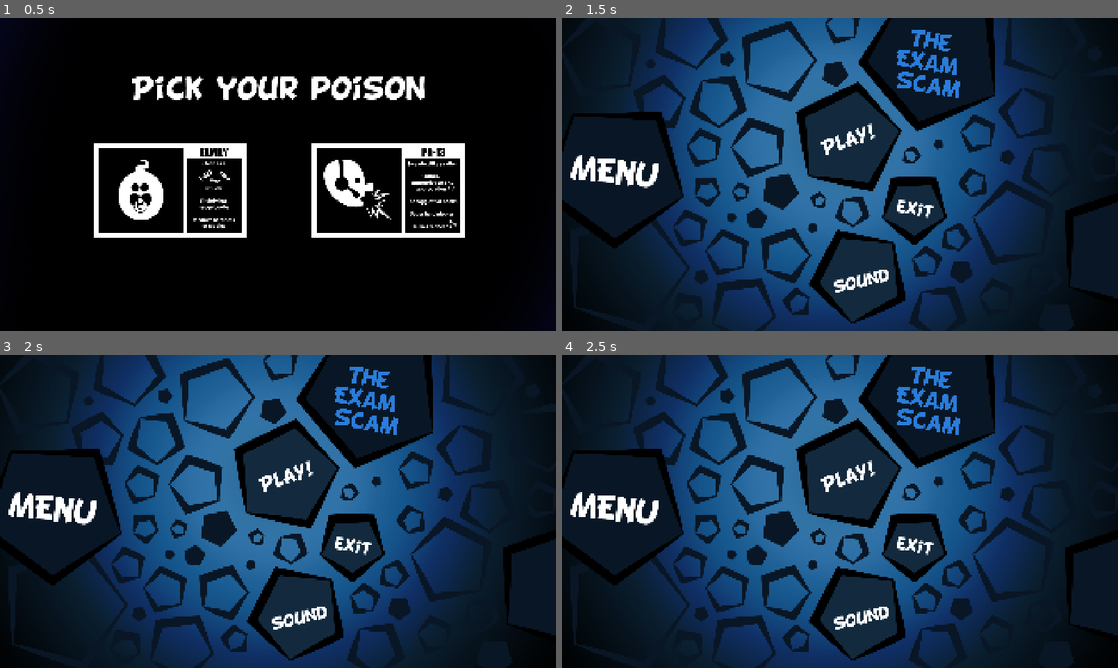
Above: before the commit, frames 1-4 (two rows, left to right).
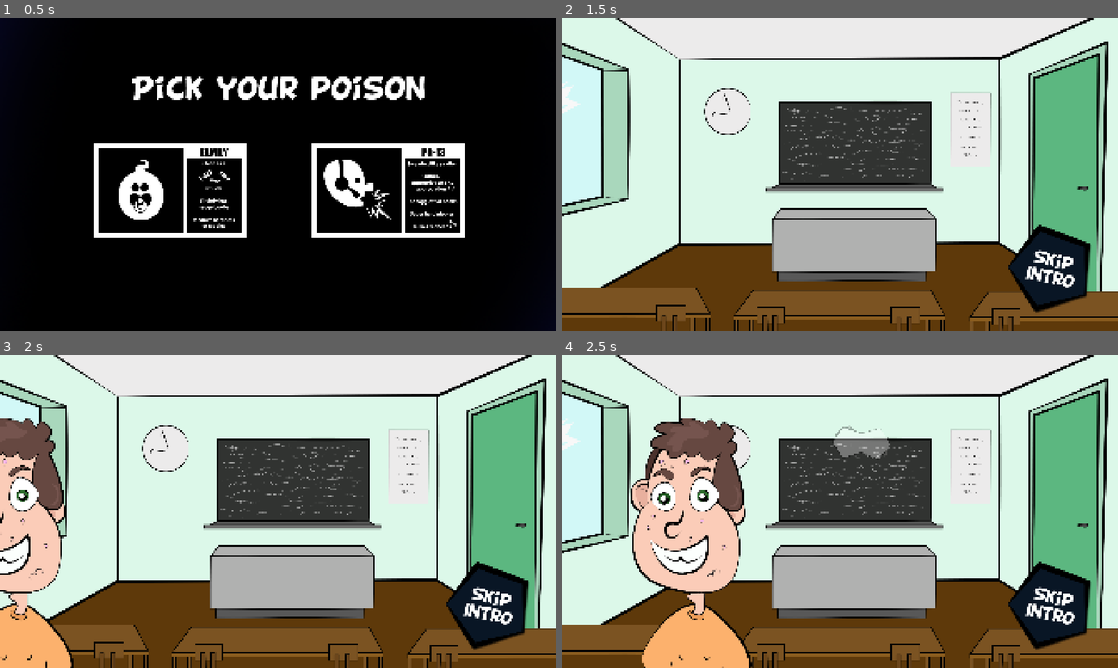
Above: after the commit, the same moments.

Repository: Trickylady/The-Exam-Scam
Game: Godot game, scene res://scenes/pickpgnonpg.tscn
The game is run twice, just before and just after one commit, with the same random seed, the same clock (stepped at 60 frames per second) and the same inputs.
Inputs (mouse positions are in pixels of both pictures, inside the frame that each line leads up to):
- Up to frame 1 (0.5 s): no input
- Up to frame 2 (1.5 s): click (734, 190) at 0.5 s; click (851, 136) at 1.25 s
- Up to frame 3 (2 s): no input
- Up to frame 4 (2.5 s): tap Enter at 2 s; move the mouse to (962, 495) at 2.02 s; hold W (boost_speed) from 2.03 s (still down); click (962, 495) at 2.17 s

Frame 1 is identical in both runs. In frame 2, 97% of the frame differs, in the area x 0-100%, y 0-100%; in frame 3, 97%; in frame 4, 97%.

Commit message:
hooks for other scenes and sound settings

Diff:
--- a/instances/hud.gd
+++ b/instances/hud.gd
@@ -12,6 +12,7 @@
 
 func _ready() -> void:
 	%pnl_debug.hide()
+	%progress.visible = Mng.is_debug_build
 
 
 func setup() -> void:
--- /dev/null
+++ b/instances/score_recap.gd
@@ -0,0 +1,9 @@
+extends VBoxContainer
+
+
+func _ready() -> void:
+	_populate()
+
+
+func _populate() -> void:
+	$lb_score.text = "[wave]%s[/wave]" % Mng.score
--- /dev/null
+++ b/instances/score_recap.tscn
@@ -0,0 +1,26 @@
+[gd_scene load_steps=4 format=3 uid="uid://rhpdhi2a4cm0"]
+
+[ext_resource type="Theme" uid="uid://benif35do1jnk" path="res://theme/main.theme" id="1_4qb0p"]
+[ext_resource type="Script" uid="uid://ddcuog6o0eg2s" path="res://instances/score_recap.gd" id="2_2s2aw"]
+
+[sub_resource type="LabelSettings" id="LabelSettings_o7hyq"]
+font_size = 80
+
+[node name="score_recap" type="VBoxContainer"]
+offset_right = 506.0
+offset_bottom = 158.0
+theme = ExtResource("1_4qb0p")
+script = ExtResource("2_2s2aw")
+
+[node name="lb" type="Label" parent="."]
+layout_mode = 2
+text = "Score"
+label_settings = SubResource("LabelSettings_o7hyq")
+horizontal_alignment = 1
+
+[node name="lb_score" type="RichTextLabel" parent="."]
+layout_mode = 2
+size_flags_horizontal = 3
+bbcode_enabled = true
+text = "[wave]210901[/wave]"
+fit_content = true
--- a/instances/singleton/Aud.tscn
+++ b/instances/singleton/Aud.tscn
@@ -1,6 +1,8 @@
-[gd_scene load_steps=2 format=3 uid="uid://bbtiqih3ycb26"]
+[gd_scene load_steps=4 format=3 uid="uid://bbtiqih3ycb26"]
 
 [ext_resource type="Script" uid="uid://ccitvwsr7376d" path="res://instances/singleton/aud.gd" id="1_qegt6"]
+[ext_resource type="AudioStream" uid="uid://pquq25jexc3r" path="res://sounds/mus_soundtrack.ogg" id="2_artq0"]
+[ext_resource type="AudioStream" uid="uid://dtq1cad0mqfca" path="res://sounds/mus_static_noise.ogg" id="3_vtybb"]
 
 [node name="Aud" type="Node"]
 script = ExtResource("1_qegt6")
@@ -16,4 +18,11 @@
 bus = &"sfx"
 
 [node name="mus" type="AudioStreamPlayer" parent="."]
+stream = ExtResource("2_artq0")
+volume_db = -12.0
 bus = &"music"
+
+[node name="mus_noise" type="AudioStreamPlayer" parent="."]
+stream = ExtResource("3_vtybb")
+volume_db = -12.0
+bus = &"music"
--- a/instances/singleton/Mng.gd
+++ b/instances/singleton/Mng.gd
@@ -79,9 +79,9 @@
 
 func go_to_intro() -> void:
 	if is_family_friendly:
-		get_tree().change_scene_to_file("res://introaredo.tscn")
+		get_tree().change_scene_to_file("res://scenes/introaredo.tscn")
 	else:
-		get_tree().change_scene_to_file("res://introaredo.tscn")
+		get_tree().change_scene_to_file("res://scenes/introaredo.tscn")
 
 
 func go_to_main_menu() -> void:
@@ -98,27 +98,37 @@
 	get_tree().change_scene_to_packed(LEVEL_PCK)
 	await get_tree().node_added
 	await get_tree().current_scene.ready
+	Input.mouse_mode = Input.MOUSE_MODE_HIDDEN
 	level = get_tree().current_scene
 	level.n = level_n
 	level.level_won.connect(_on_level_won)
-	level.level_lost.connect(_on_level_lost)
+	level.level_lost.connect(go_to_youlose)
 	level.start()
+
+
+func go_to_level_score() -> void:
+	Input.mouse_mode = Input.MOUSE_MODE_VISIBLE
+	get_tree().change_scene_to_file("res://scenes/level_score.tscn")
+
+
+func next_level() -> void:
+	go_to_level(current_level_n + 1)
+
+
+func go_to_youlose() -> void:
+	Input.mouse_mode = Input.MOUSE_MODE_VISIBLE
+	get_tree().change_scene_to_file("res://scenes/youlose.tscn")
+func go_to_youwin() -> void:
+	Input.mouse_mode = Input.MOUSE_MODE_VISIBLE
+	get_tree().change_scene_to_file("res://scenes/youwin.tscn")
+
+
+func quit() -> void:
+	get_tree().quit()
 
 
 func _on_level_won() -> void:
 	if current_level_n == max_levels:
-		_on_game_won()
+		go_to_youwin()
 		return
-		#TODO: go to win page
-	go_to_level(current_level_n + 1)
-	Aud.play_win_level()
-func _on_game_won() -> void:
-	Aud.play_win_game()
-	go_to_main_menu()
-func _on_level_lost() -> void:
-	Aud.play_lose()
-	go_to_main_menu() # TODO
-
-
-func quit() -> void:
-	get_tree().quit()
+	go_to_level_score()
--- a/instances/singleton/aud.gd
+++ b/instances/singleton/aud.gd
@@ -6,6 +6,7 @@
 func play_music() -> void:
 	if not $mus.playing:
 		$mus.play()
+		$mus_noise.play()
 
 
 func play_tutorial() -> void:
--- a/instances/volume_slider.gd
+++ b/instances/volume_slider.gd
@@ -9,7 +9,7 @@
 
 func _set_value(_value: float) -> void:
 	value = clamp(_value, 0, 1)
-	$bar.size.x = size.x * value
+	$bar.set_deferred("size", Vector2(size.x * value, size.y))
 	value_changed.emit(value)
 
 
--- /dev/null
+++ b/scenes/level_score.gd
@@ -0,0 +1,18 @@
+extends Control
+
+
+func _ready() -> void:
+	Aud.play_lose()
+	_populate()
+
+
+func _populate() -> void:
+	%lb_score.text =  "[wave]%s[/wave]" % Mng.score
+
+
+func _on_btn_go_to_menu_pressed() -> void:
+	Mng.go_to_main_menu()
+
+
+func _on_nextbutton_pressed() -> void:
+	Mng.next_level()
--- /dev/null
+++ b/scenes/level_score.tscn
@@ -0,0 +1,90 @@
+[gd_scene load_steps=7 format=3 uid="uid://bt7relrtv2qwy"]
+
+[ext_resource type="Script" uid="uid://bivth3318hxwi" path="res://scenes/level_score.gd" id="1_erj3y"]
+[ext_resource type="Theme" uid="uid://benif35do1jnk" path="res://theme/main.theme" id="1_fordv"]
+[ext_resource type="Texture2D" uid="uid://2i8ledfyd7uc" path="res://images/bg/background_menutabs.png" id="2_fordv"]
+[ext_resource type="Texture2D" uid="uid://1fjy7rglbc1w" path="res://images/ui/next_button.png" id="3_pu2ek"]
+[ext_resource type="FontFile" uid="uid://qguv6il4xhsx" path="res://theme/BD_Cartoon_Shout.ttf" id="4_371vd"]
+
+[sub_resource type="LabelSettings" id="LabelSettings_fordv"]
+font_size = 80
+
+[node name="level_score" type="Control"]
+layout_mode = 3
+anchors_preset = 15
+anchor_right = 1.0
+anchor_bottom = 1.0
+grow_horizontal = 2
+grow_vertical = 2
+theme = ExtResource("1_fordv")
+script = ExtResource("1_erj3y")
+
+[node name="bg" type="TextureRect" parent="."]
+layout_mode = 1
+anchors_preset = 15
+anchor_right = 1.0
+anchor_bottom = 1.0
+grow_horizontal = 2
+grow_vertical = 2
+texture = ExtResource("2_fordv")
+
+[node name="vb" type="VBoxContainer" parent="."]
+layout_mode = 1
+anchors_preset = 8
+anchor_left = 0.5
+anchor_top = 0.5
+anchor_right = 0.5
+anchor_bottom = 0.5
+offset_left = -421.0
+offset_top = -341.0
+offset_right = 421.0
+offset_bottom = 390.0
+grow_horizontal = 2
+grow_vertical = 2
+alignment = 1
+
+[node name="Label" type="Label" parent="vb"]
+layout_mode = 2
+text = "Score"
+label_settings = SubResource("LabelSettings_fordv")
+horizontal_alignment = 1
+
+[node name="lb_score" type="RichTextLabel" parent="vb"]
+unique_name_in_owner = true
+layout_mode = 2
+bbcode_enabled = true
+text = "1500"
+fit_content = true
+horizontal_alignment = 1
+vertical_alignment = 1
+
+[node name="btn_go_to_menu" type="Button" parent="."]
+layout_mode = 0
+offset_left = 10.0
+offset_top = 345.0
+offset_right = 389.0
+offset_bottom = 737.0
+flat = true
+
+[node name="nextbutton" type="TextureButton" parent="."]
+layout_mode = 0
+offset_left = 1362.0
+offset_top = 752.0
+offset_right = 1594.0
+offset_bottom = 964.0
+texture_normal = ExtResource("3_pu2ek")
+
+[node name="lb" type="Label" parent="."]
+layout_mode = 0
+offset_left = 116.0
+offset_top = 429.0
+offset_right = 332.0
+offset_bottom = 491.0
+rotation = 0.0764139
+theme_override_colors/font_color = Color(1, 1, 1, 1)
+theme_override_fonts/font = ExtResource("4_371vd")
+theme_override_font_sizes/font_size = 40
+text = "Go to"
+
+[connection signal="pressed" from="btn_go_to_menu" to="." method="_on_btn_go_to_menu_pressed"]
+[connection signal="pressed" from="nextbutton" to="." method="_on_nextbutton_pressed"]
--- a/scenes/menu_title.tscn
+++ b/scenes/menu_title.tscn
@@ -1,13 +1,17 @@
-[gd_scene load_steps=9 format=3 uid="uid://dujdy2di13elt"]
+[gd_scene load_steps=10 format=3 uid="uid://dujdy2di13elt"]
 
 [ext_resource type="Script" uid="uid://bxtbo42mjoxb3" path="res://scenes/menu_title.gd" id="1_6d3kw"]
+[ext_resource type="Theme" uid="uid://benif35do1jnk" path="res://theme/main.theme" id="1_gda4y"]
 [ext_resource type="Texture2D" uid="uid://bxepm5hyi0ec1" path="res://images/bg/menu_use.png" id="2_bt2k5"]
 [ext_resource type="Texture2D" uid="uid://cgvdhnbmwcajm" path="res://images/ui/menu_exit.png" id="3_r4bt5"]
 [ext_resource type="Texture2D" uid="uid://bqyn5thepfadc" path="res://images/ui/menu_play.png" id="4_avo1h"]
 [ext_resource type="Texture2D" uid="uid://5iv2fk4tdmf2" path="res://images/ui/menu_continue.png" id="5_uwf38"]
 [ext_resource type="Texture2D" uid="uid://b78q61krlfp2d" path="res://images/ui/menu_sound.png" id="6_hg21e"]
-[ext_resource type="Theme" uid="uid://dvlv5eahbvwrh" path="res://theme/maintheme.tres" id="7_x1g0k"]
 [ext_resource type="PackedScene" uid="uid://5h3ennugpanl" path="res://scenes/sound_settings.tscn" id="8_gda4y"]
+
+[sub_resource type="LabelSettings" id="LabelSettings_gda4y"]
+font_size = 65
+font_color = Color(0.164706, 0.490196, 0.858824, 1)
 
 [node name="menu_title" type="Control"]
 layout_mode = 3
@@ -16,6 +20,7 @@
 anchor_bottom = 1.0
 grow_horizontal = 2
 grow_vertical = 2
+theme = ExtResource("1_gda4y")
 script = ExtResource("1_6d3kw")
 metadata/_edit_lock_ = true
 
@@ -30,18 +35,20 @@
 metadata/_edit_lock_ = true
 
 [node name="Gamename" type="Label" parent="."]
+layout_mode = 0
 offset_left = 1154.0
 offset_top = 25.0
 offset_right = 1444.0
 offset_bottom = 319.0
 rotation = 0.172584
-theme = ExtResource("7_x1g0k")
 text = "The
 Exam
 Scam"
+label_settings = SubResource("LabelSettings_gda4y")
 horizontal_alignment = 1
 
 [node name="exitbutton" type="TextureButton" parent="."]
+layout_mode = 0
 offset_left = 1105.0
 offset_top = 546.0
 offset_right = 1330.0
@@ -49,6 +56,7 @@
 texture_normal = ExtResource("3_r4bt5")
 
 [node name="playbutton" type="TextureButton" parent="."]
+layout_mode = 0
 offset_left = 806.0
 offset_top = 219.0
 offset_right = 1173.0
@@ -57,6 +65,7 @@
 texture_disabled = ExtResource("5_uwf38")
 
 [node name="sound" type="TextureButton" parent="."]
+layout_mode = 0
 offset_left = 851.0
 offset_top = 730.0
 offset_right = 1187.0
--- a/scenes/scoreboard.tscn
+++ /dev/null
@@ -1,35 +0,0 @@
-[gd_scene load_steps=4 format=3 uid="uid://bt7relrtv2qwy"]
-
-[ext_resource type="Texture2D" uid="uid://2i8ledfyd7uc" path="res://images/bg/background_menutabs.png" id="1_g67ru"]
-[ext_resource type="Texture2D" uid="uid://1fjy7rglbc1w" path="res://images/ui/next_button.png" id="2_cxde7"]
-[ext_resource type="FontFile" uid="uid://qguv6il4xhsx" path="res://theme/BD_Cartoon_Shout.ttf" id="3_6lsbm"]
-
-[node name="Score" type="Node2D"]
-
-[node name="scoreboard" type="TextureRect" parent="."]
-offset_right = 40.0
-offset_bottom = 40.0
-texture = ExtResource("1_g67ru")
-
-[node name="nextbutton" type="TextureButton" parent="."]
-offset_left = 1362.0
-offset_top = 752.0
-offset_right = 1594.0
-offset_bottom = 964.0
-texture_normal = ExtResource("2_cxde7")
-
-[node name="gotomenu" type="Label" parent="."]
-offset_left = 116.0
-offset_top = 429.0
-offset_right = 332.0
-offset_bottom = 491.0
-rotation = 0.0764139
-theme_override_colors/font_color = Color(1, 1, 1, 1)
-theme_override_fonts/font = ExtResource("3_6lsbm")
-theme_override_font_sizes/font_size = 40
-text = "Go to"
-
-[node name="agomenuu" type="Area2D" parent="."]
-
-[node name="cpgomenu" type="CollisionPolygon2D" parent="agomenuu"]
-polygon = PackedVector2Array(46, 339, 328, 331, 419, 606, 180, 795, -30, 616, -37, 429)
--- a/scenes/sound_settings.tscn
+++ b/scenes/sound_settings.tscn
@@ -1,8 +1,9 @@
-[gd_scene load_steps=4 format=3 uid="uid://5h3ennugpanl"]
+[gd_scene load_steps=5 format=3 uid="uid://5h3ennugpanl"]
 
-[ext_resource type="Texture2D" uid="uid://cec0kbfuang2f" path="res://images/bg/sound_menu.png" id="1_1hbse"]
 [ext_resource type="Script" uid="uid://6voauss1t5dj" path="res://scenes/sound_settings.gd" id="1_6uf41"]
+[ext_resource type="Theme" uid="uid://benif35do1jnk" path="res://theme/main.theme" id="1_lt7em"]
 [ext_resource type="PackedScene" uid="uid://dn1ofk32ps65o" path="res://instances/volume_slider.tscn" id="3_b4h2r"]
+[ext_resource type="Texture2D" uid="uid://2i8ledfyd7uc" path="res://images/bg/background_menutabs.png" id="3_lt7em"]
 
 [node name="sound_settings" type="Control"]
 layout_mode = 3
@@ -11,13 +12,14 @@
 anchor_bottom = 1.0
 grow_horizontal = 2
 grow_vertical = 2
+theme = ExtResource("1_lt7em")
 script = ExtResource("1_6uf41")
 
 [node name="soundbg" type="TextureRect" parent="."]
 layout_mode = 0
 offset_right = 40.0
 offset_bottom = 40.0
-texture = ExtResource("1_1hbse")
+texture = ExtResource("3_lt7em")
 
 [node name="vb" type="VBoxContainer" parent="."]
 layout_mode = 1
--- a/scenes/youlose.gd
+++ b/scenes/youlose.gd
@@ -1,15 +1,9 @@
-extends Node2D
+extends Control
 
-var cursor_reg: Texture
 
 func _ready() -> void:
-	cursor_reg = load("res://images/mouse_cursor_normal.png")
-	Input.set_custom_mouse_cursor(cursor_reg)
-	$abackmenu.input_event.connect(_on_abackmenu_input)
+	Aud.play_lose()
 
-func _on_abackmenu_input(_viewport, event, _shape_idx):
-	if event is InputEventMouseButton and event.pressed and event.button_index == MOUSE_BUTTON_LEFT:
-		get_tree().change_scene_to_file("res://Menu.tscn")
 
-func _exit_tree():
-	Input.set_custom_mouse_cursor(null)
+func _on_btn_go_to_menu_pressed() -> void:
+	Mng.go_to_main_menu()
--- a/scenes/youlose.tscn
+++ b/scenes/youlose.tscn
@@ -1,22 +1,42 @@
-[gd_scene load_steps=4 format=3 uid="uid://dhm7nmp8gh02u"]
+[gd_scene load_steps=5 format=3 uid="uid://dhm7nmp8gh02u"]
 
 [ext_resource type="Script" uid="uid://rf1m6ow3nir7" path="res://scenes/youlose.gd" id="1_4r7sw"]
+[ext_resource type="Theme" uid="uid://benif35do1jnk" path="res://theme/main.theme" id="1_nlte8"]
 [ext_resource type="Texture2D" uid="uid://v3yxb4fbxorq" path="res://images/bg/loser.png" id="2_41qbh"]
-[ext_resource type="AudioStream" uid="uid://d10mkhtem355q" path="res://sounds/lose.mp3" id="3_tfa17"]
+[ext_resource type="PackedScene" uid="uid://rhpdhi2a4cm0" path="res://instances/score_recap.tscn" id="4_udcgi"]
 
-[node name="youlose" type="Node2D"]
+[node name="youlose" type="Control"]
+layout_mode = 3
+anchors_preset = 15
+anchor_right = 1.0
+anchor_bottom = 1.0
+grow_horizontal = 2
+grow_vertical = 2
+theme = ExtResource("1_nlte8")
 script = ExtResource("1_4r7sw")
 
 [node name="youlosebg" type="TextureRect" parent="."]
-offset_right = 40.0
-offset_bottom = 40.0
+layout_mode = 1
+anchors_preset = 15
+anchor_right = 1.0
+anchor_bottom = 1.0
+grow_horizontal = 2
+grow_vertical = 2
 texture = ExtResource("2_41qbh")
 
-[node name="abackmenu" type="Area2D" parent="."]
+[node name="btn_go_to_menu" type="Button" parent="."]
+layout_mode = 0
+offset_left = 10.0
+offset_top = 345.0
+offset_right = 389.0
+offset_bottom = 737.0
+flat = true
 
-[node name="cpbackmenu" type="CollisionPolygon2D" parent="abackmenu"]
-polygon = PackedVector2Array(42, 341, 330, 335, 414, 605, 183, 791, -9, 629)
+[node name="score_recap" parent="." instance=ExtResource("4_udcgi")]
+layout_mode = 0
+offset_left = 516.0
+offset_top = 791.0
+offset_right = 1022.0
+offset_bottom = 949.0
 
-[node name="ASPLose" type="AudioStreamPlayer" parent="."]
-stream = ExtResource("3_tfa17")
-autoplay = true
+[connection signal="pressed" from="btn_go_to_menu" to="." method="_on_btn_go_to_menu_pressed"]
--- a/scenes/youwin.gd
+++ b/scenes/youwin.gd
@@ -1,15 +1,9 @@
-extends Node2D
+extends Control
 
-var cursor_reg: Texture
 
 func _ready() -> void:
-	cursor_reg = load("res://images/mouse_cursor_normal.png")
-	Input.set_custom_mouse_cursor(cursor_reg)
-	$ayouwin.input_event.connect(_on_ayouwin_input)
+	Aud.play_win_game()
 
-func _on_ayouwin_input(_viewport, event, _shape_idx):
-	if event is InputEventMouseButton and event.pressed and event.button_index == MOUSE_BUTTON_LEFT:
-		get_tree().change_scene_to_file("res://Menu.tscn")
 
-func _exit_tree():
-	Input.set_custom_mouse_cursor(null)
+func _on_btn_go_to_menu_pressed() -> void:
+	Mng.go_to_main_menu()
--- a/scenes/youwin.tscn
+++ b/scenes/youwin.tscn
@@ -1,22 +1,44 @@
-[gd_scene load_steps=4 format=3 uid="uid://bb0gxea2auhqn"]
+[gd_scene load_steps=5 format=3 uid="uid://bb0gxea2auhqn"]
 
+[ext_resource type="Theme" uid="uid://benif35do1jnk" path="res://theme/main.theme" id="1_qv006"]
 [ext_resource type="Script" uid="uid://li3cwlh0dajl" path="res://scenes/youwin.gd" id="1_tmdmd"]
 [ext_resource type="Texture2D" uid="uid://bl0l03g7y7bdq" path="res://images/bg/end.png" id="2_k6oso"]
-[ext_resource type="AudioStream" uid="uid://cko7x38iucbmt" path="res://sounds/win.mp3" id="3_bk4by"]
+[ext_resource type="PackedScene" uid="uid://rhpdhi2a4cm0" path="res://instances/score_recap.tscn" id="4_wovw3"]
 
-[node name="youwin" type="Node2D"]
+[node name="youwin" type="Control"]
+layout_mode = 3
+anchors_preset = 15
+anchor_right = 1.0
+anchor_bottom = 1.0
+grow_horizontal = 2
+grow_vertical = 2
+theme = ExtResource("1_qv006")
 script = ExtResource("1_tmdmd")
-
-[node name="ayouwin" type="Area2D" parent="."]
-
-[node name="cpyouwin" type="CollisionPolygon2D" parent="ayouwin"]
-polygon = PackedVector2Array(22, 327, 333, 326, 421, 615, 188, 803, -41, 639)
+metadata/_edit_lock_ = true
 
 [node name="youwin" type="TextureRect" parent="."]
-offset_right = 40.0
-offset_bottom = 40.0
+layout_mode = 1
+anchors_preset = 15
+anchor_right = 1.0
+anchor_bottom = 1.0
+grow_horizontal = 2
+grow_vertical = 2
 texture = ExtResource("2_k6oso")
+metadata/_edit_lock_ = true
 
-[node name="Win" type="AudioStreamPlayer" parent="."]
-stream = ExtResource("3_bk4by")
-autoplay = true
+[node name="score_recap" parent="." instance=ExtResource("4_wovw3")]
+layout_mode = 0
+offset_left = 516.0
+offset_top = 791.0
+offset_right = 1022.0
+offset_bottom = 949.0
+
+[node name="btn_go_to_menu" type="Button" parent="."]
+layout_mode = 0
+offset_left = 10.0
+offset_top = 345.0
+offset_right = 389.0
+offset_bottom = 737.0
+flat = true
+
+[connection signal="pressed" from="btn_go_to_menu" to="." method="_on_btn_go_to_menu_pressed"]
--- a/theme/maintheme.tres
+++ /dev/null
@@ -1,8 +0,0 @@
-[gd_resource type="Theme" load_steps=2 format=3 uid="uid://dvlv5eahbvwrh"]
-
-[ext_resource type="FontFile" uid="uid://qguv6il4xhsx" path="res://theme/BD_Cartoon_Shout.ttf" id="1_uivuy"]
-
-[resource]
-default_font_size = 65
-Label/colors/font_color = Color(0.1634, 0.48848, 0.86, 1)
-Label/fonts/font = ExtResource("1_uivuy")
Not shown, removed: images/h.mp3.import
Not shown, added: instances/score_recap.gd.uid
Not shown, added: scenes/level_score.gd.uid
Not shown, added: sounds/mus_soundtrack.ogg.import
Not shown, added: sounds/mus_static_noise.ogg.import
Binary file added: theme/main.theme
Not shown, removed: images/h.mp3
Not shown, added: sounds/mus_soundtrack.ogg
Not shown, added: sounds/mus_static_noise.ogg
